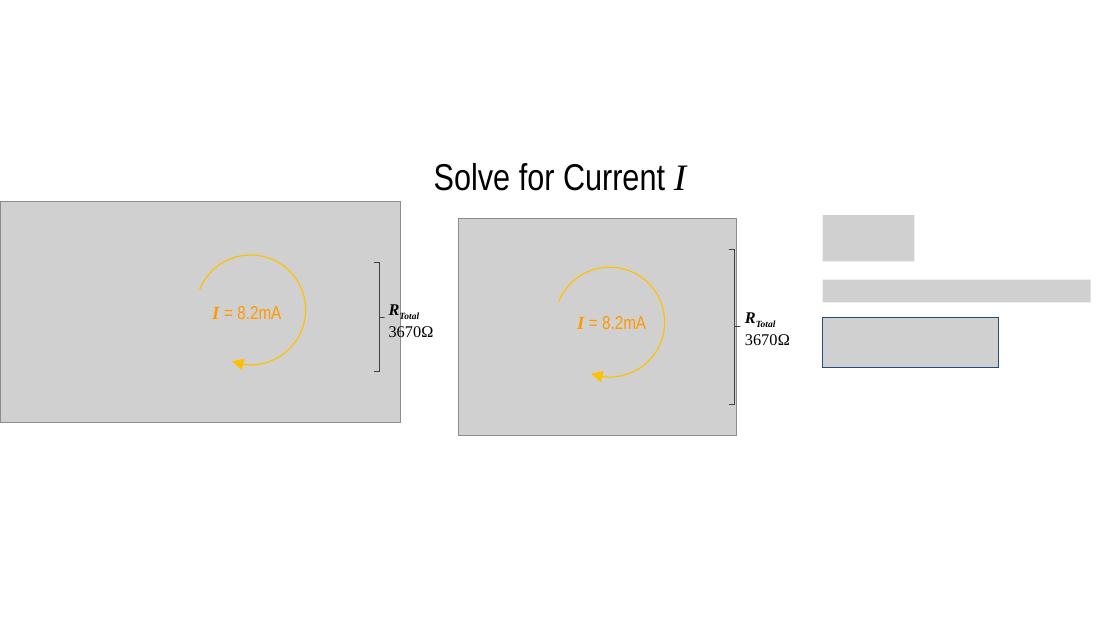
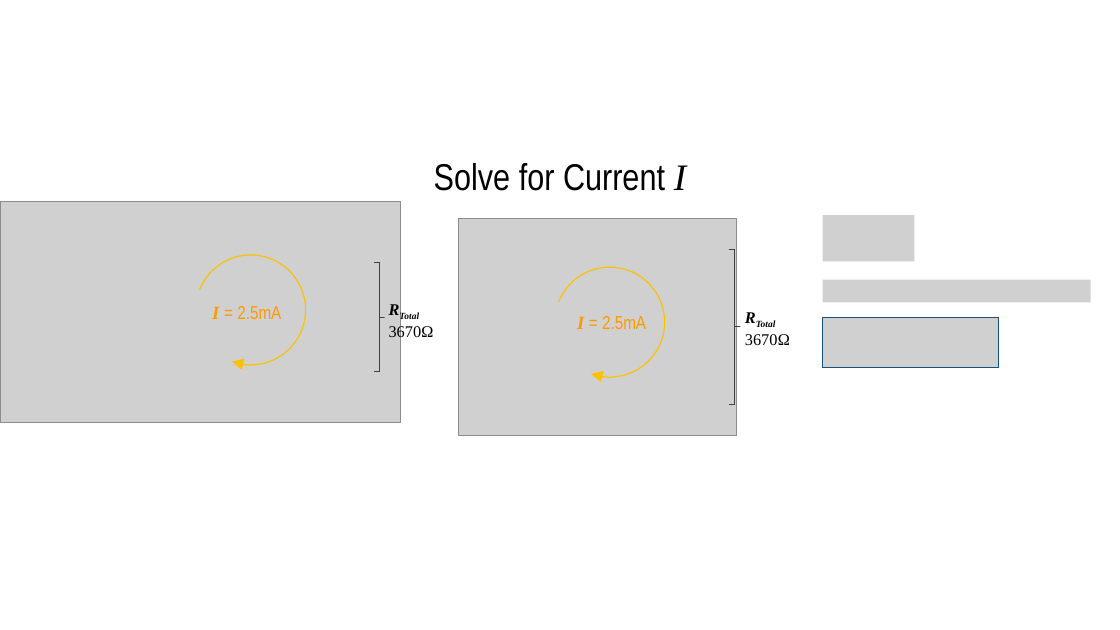
Before and after one commit to makeabilitylab/physcomp-assets, a slide deck: slide 10 of electronics/SeriesAndParallel.pptx. Drawn at 1120x630 pixels with LibreOffice and Linux fonts; fonts in the diff are those of the drawing; grey boxes stand for pictures. Boxes give left, top, right and bottom in pixels: in the first picture for what was removed or moved away, otherwise in the second. Text is boxed around its words. In the diff, an @@ line names an element or a change of style, - is before the commit and + after.

Commit message:
Fixes https://github.com/makeabilitylab/physcomp/issues/84
Had incorrect current listed inside circuit (equation was correct with correct answer)

```diff
--- a/electronics/SeriesAndParallel.pptx
+++ b/electronics/SeriesAndParallel.pptx
@@ text at <box>212,306,281,319</box>: text changed @@
-I = 8.2mA
+I = 2.5mA
@@ text at <box>577,316,646,329</box>: text changed @@
-I = 8.2mA
+I = 2.5mA
```
